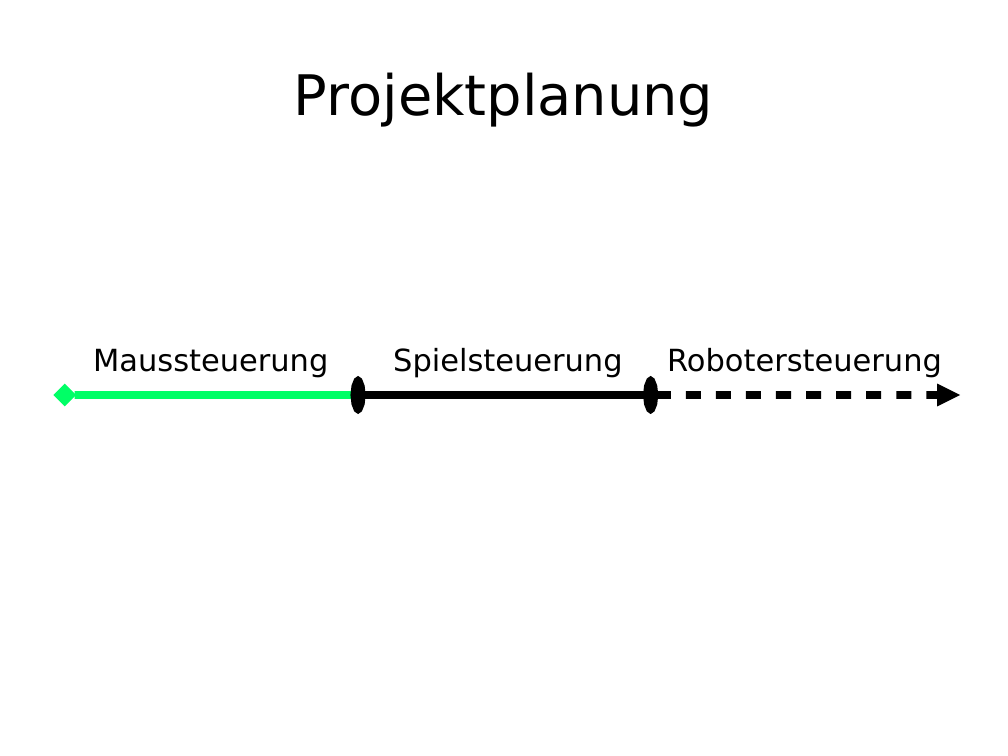
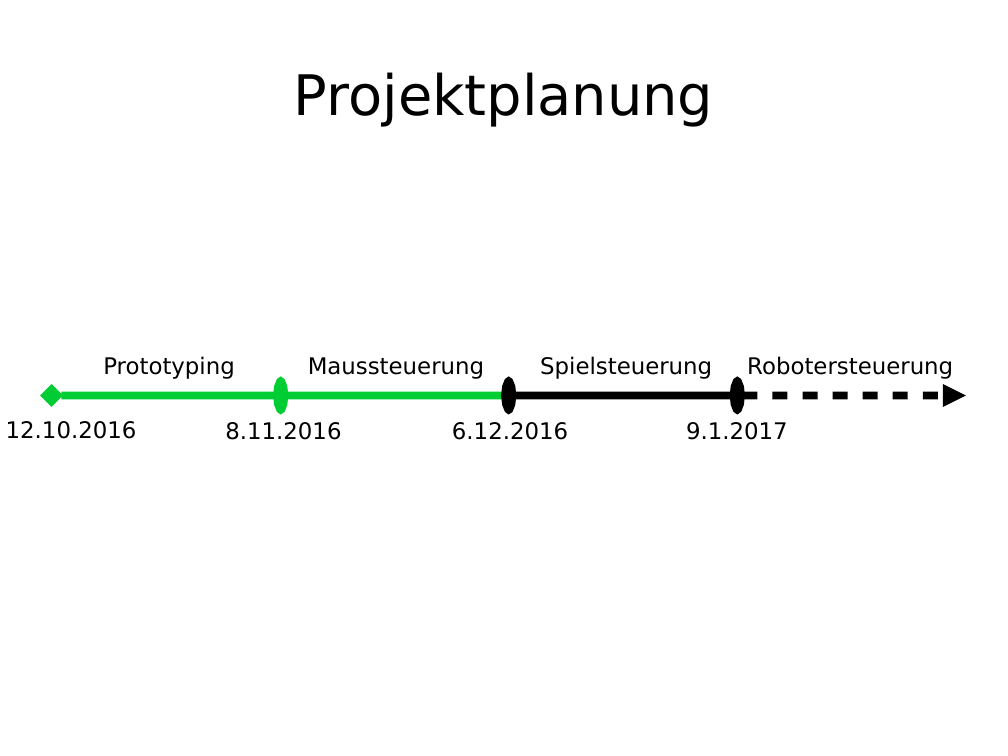
Before and after one commit to enra64/psychic-giggle, a slide deck: slide 5 of zwischenstand anfang dezember.odp (slide 4 before the commit). Drawn at 1008x756 pixels with LibreOffice and Linux fonts; fonts in the diff are those of the drawing. Boxes give left, top, right and bottom in pixels: in the first picture for what was removed or moved away, otherwise in the second. Text is boxed around its words. In the diff, an @@ line names an element or a change of style, - is before the commit and + after.

```diff
--- a/zwischenstand anfang dezember.odp
+++ b/zwischenstand anfang dezember.odp
@@ text added at box(103, 356, 234, 379), 18 pt, text #000000 @@
+Prototyping
@@ size 24 to 18 pt in 3 elements at box(747, 356, 953, 379), box(540, 356, 712, 379), box(308, 357, 484, 379) @@
@@ text "Maussteuerung": place and size @@
-text "Maussteuerung" at box(93, 348, 328, 377)
+text "Maussteuerung" at box(308, 357, 484, 379)
@@ text "Spielsteuerung": place and size @@
-text "Spielsteuerung" at box(393, 347, 622, 377)
+text "Spielsteuerung" at box(540, 356, 712, 379)
@@ text "Robotersteuerung": place and size @@
-text "Robotersteuerung" at box(667, 347, 942, 377)
+text "Robotersteuerung" at box(747, 356, 953, 379)
@@ arrow moved from (65, 395) - (359, 395) to (51, 395) - (281, 395) @@
@@ arrow (51, 395) - (281, 395): stroke #00FF66 6.01 pt to #00CC33 6.01 pt @@
@@ arrow added from (509, 395) to (281, 395), #00CC33 6.01 pt @@
@@ arrow moved from (359, 395) - (651, 395) to (509, 395) - (737, 395) @@
@@ double arrow moved from (651, 395) - (960, 395) to (737, 395) - (966, 395) @@
@@ text added at box(6, 421, 137, 439), 18 pt, text #000000 @@
+12.10.2016
@@ text added at box(225, 422, 341, 440), 18 pt, text #000000 @@
+8.11.2016
@@ text added at box(452, 422, 568, 440), 18 pt, text #000000 @@
+6.12.2016
@@ text added at box(686, 422, 788, 440), 18 pt, text #000000 @@
+9.1.2017
```
Also in this commit, not shown: 5 other slides changed, 2 slides added, 1 slide removed, 2 other files.
